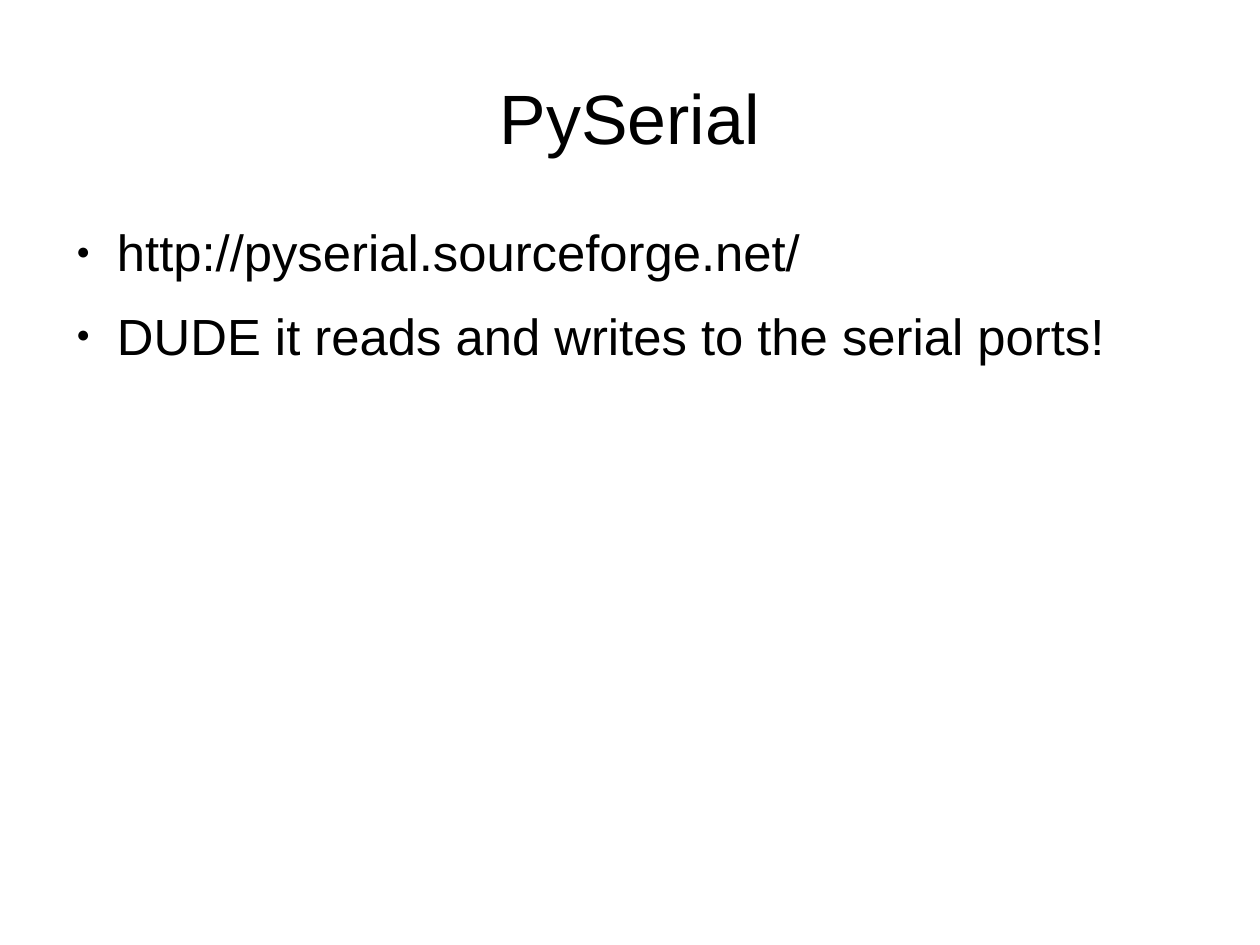
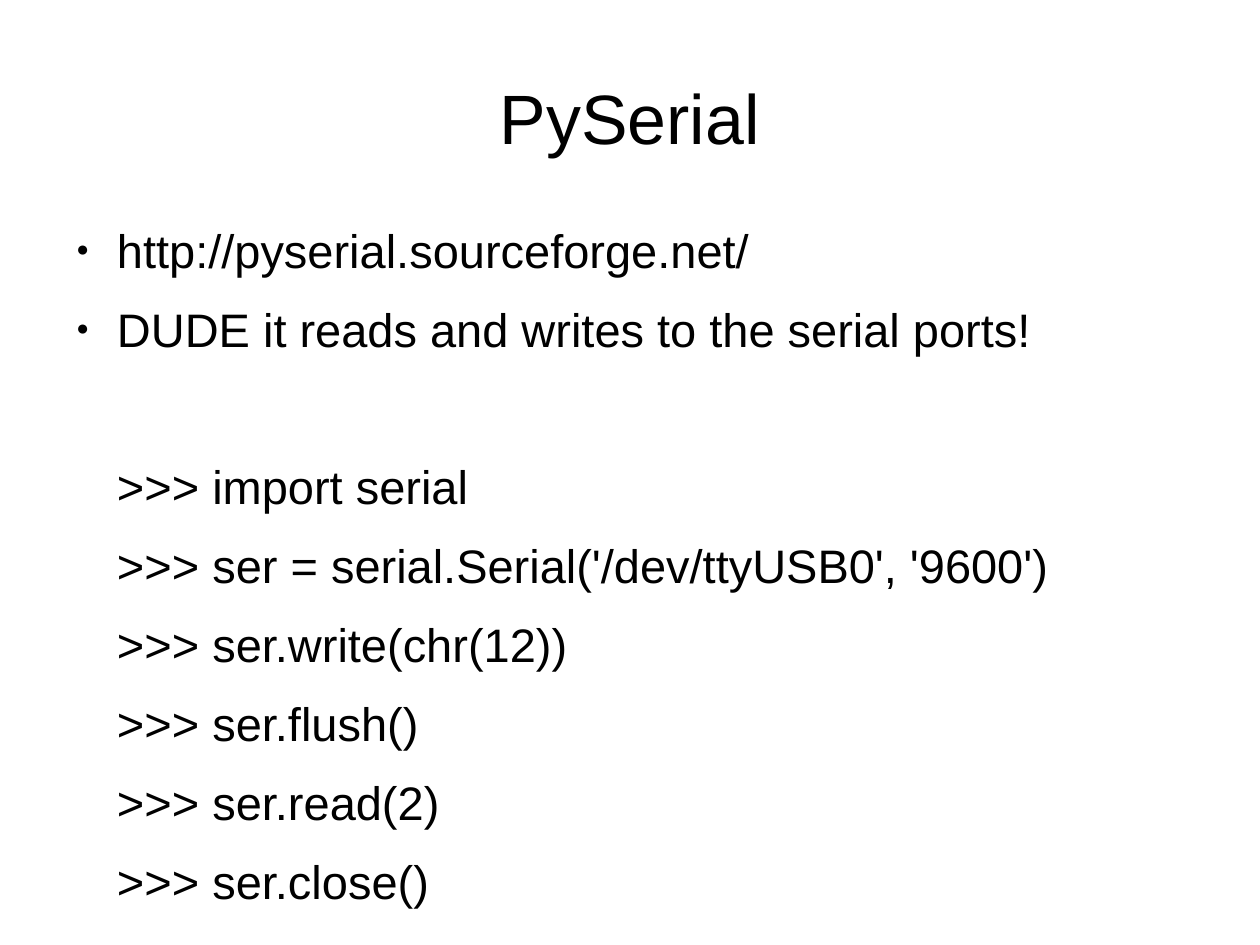
Before and after one commit to bradfordbarr/HacDC-Intro-to-Programming, a slide deck: slide 11 of class_4/class_4.odp. Drawn at 1260x945 pixels with LibreOffice and Linux fonts; fonts in the diff are those of the drawing. Boxes give left, top, right and bottom in pixels: in the first picture for what was removed or moved away, otherwise in the second. Text is boxed around its words. In the diff, an @@ line names an element or a change of style, - is before the commit and + after.

```diff
--- a/class_4/class_4.odp
+++ b/class_4/class_4.odp
@@ text at (117,234,1030,355): size 32 to 29.6 pt in "http://pyserial.sourceforge.net/", "DUDE it reads and writes to the ..." @@
@@ text at (212,470,1048,829): paragraphs added @@
+>>> import serial
+>>> ser = serial.Serial('/dev/ttyUSB0', '9600')
+>>> ser.write(chr(12))
+>>> ser.flush()
+>>> ser.read(2)
+>>> ser.close()
```
Also in this commit, not shown: 2 other slides changed.
